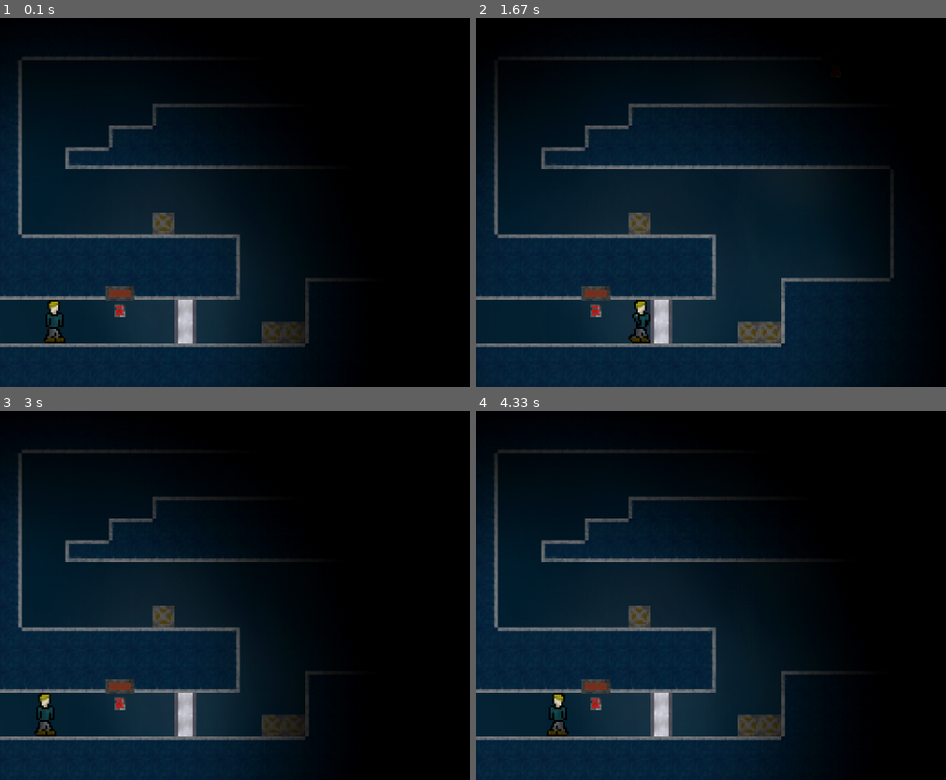
Above: before the commit, frames 1-4 (two rows, left to right).
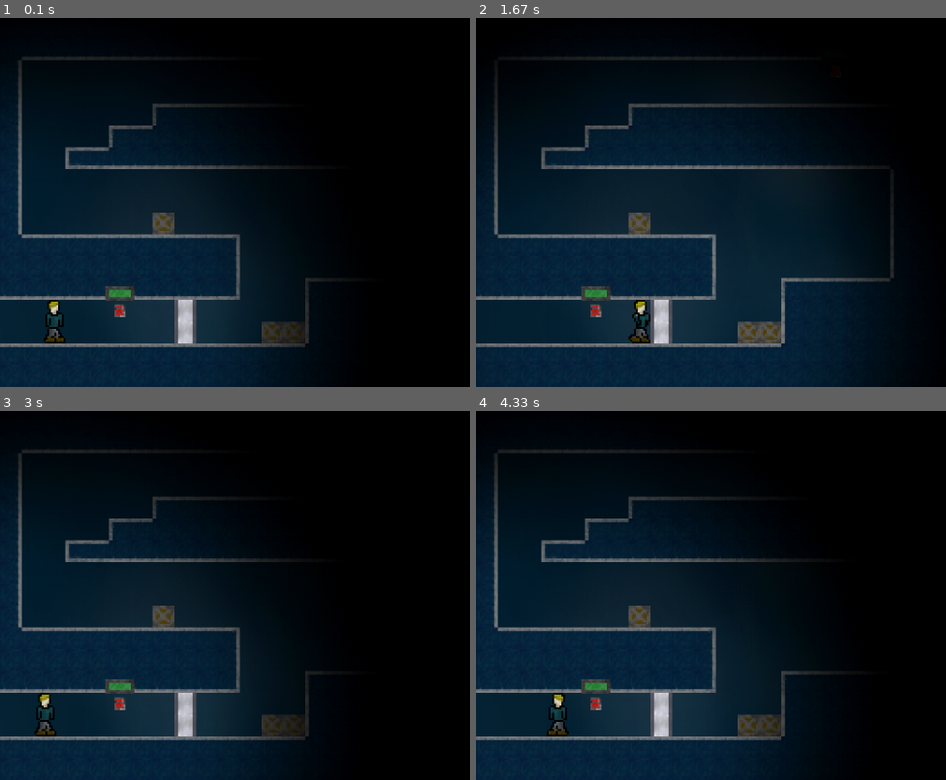
Above: after the commit, the same moments.

Repository: Sigton/stealth
Game: pygame game, started from main.py
Two runs of this game, one before a commit and one after it. Both use one fixed random seed, a clock stepped at 60 frames per second and the inputs below.
Inputs:
- Up to frame 1 (0.1 s): no input
- Up to frame 2 (1.67 s): hold Right 0.33-0.8 s; hold Up 0.83-1.13 s; hold Right 1.17-1.63 s
- Up to frame 3 (3 s): hold Left 1.67-2.2 s; tap D at 2.67 s
- Up to frame 4 (4.33 s): hold Right 3.4-4.03 s; hold Left from 4.07 s (still down)

The runs differ from the first frame. In frame 1, less than 0.1% of the frame differs, in the area x 23-28%, y 73-76%; in frame 2, less than 0.1%; in frame 3, less than 0.1%; in frame 4, less than 0.1%.

Commit message:
Progress now changes

Diff:
--- a/healthbar.py
+++ b/healthbar.py
@@ -101,9 +101,9 @@
 
         self.rect = self.image.get_rect()
 
-        self.progress = 0
-
     def update(self):
 
         self.rect.x = self.parent.rect.x + (self.parent.rect.width/2 - self.rect.width/2)
         self.rect.y = self.parent.rect.y - 20
+
+        self.image = self.images[abs(self.parent.progress-10)]
